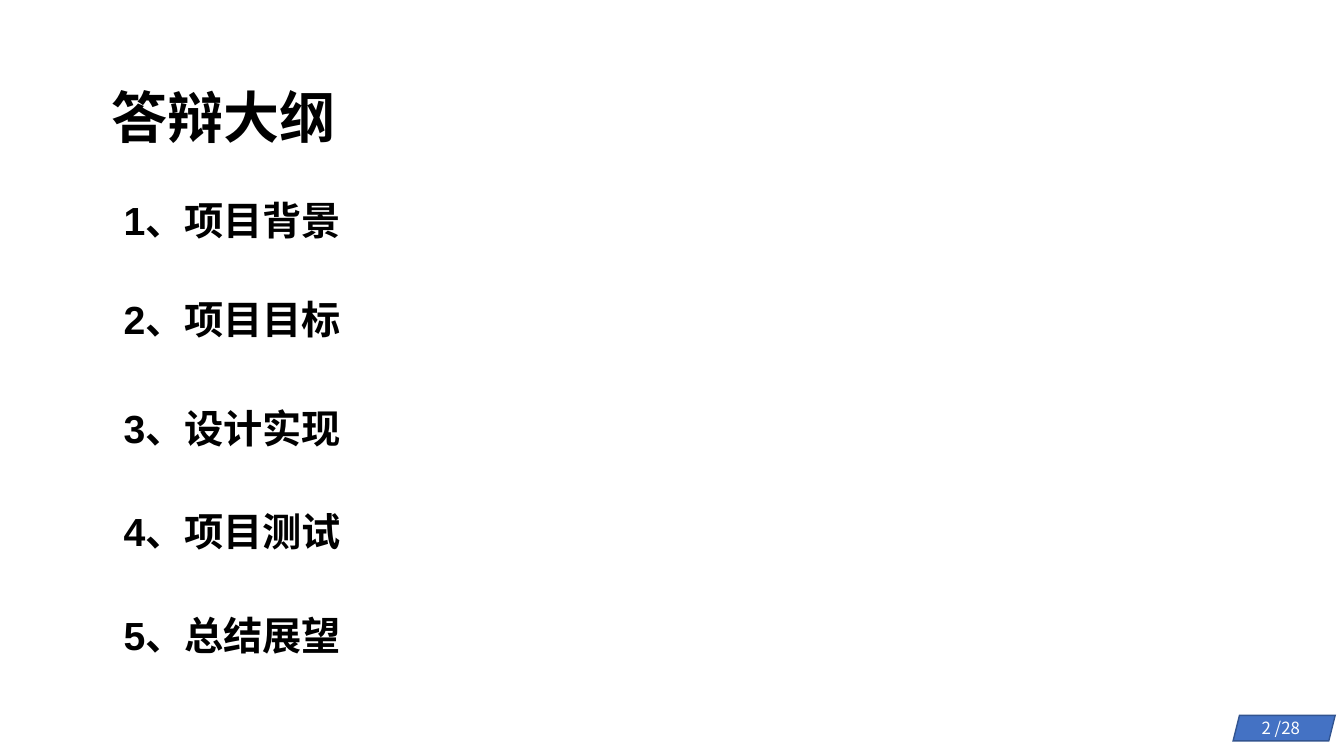
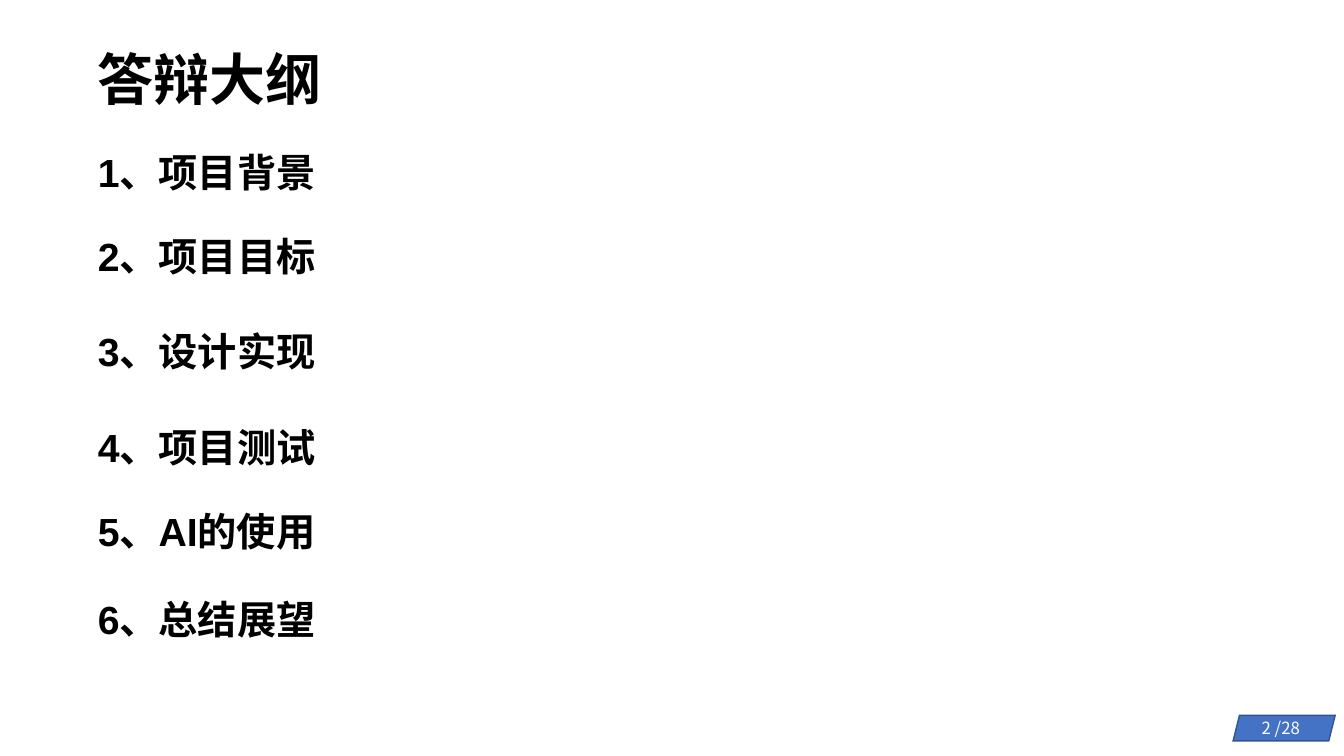
Before and after one commit to byliangg/os_com, a slide deck: slide 2 of 初赛幻灯片.pptx. Drawn at 1344x756 pixels with LibreOffice and Linux fonts; fonts in the diff are those of the drawing. Boxes give left, top, right and bottom in pixels: in the first picture for what was removed or moved away, otherwise in the second. Text is boxed around its words. In the diff, an @@ line names an element or a change of style, - is before the commit and + after.

```diff
--- a/初赛幻灯片.pptx
+++ b/初赛幻灯片.pptx
@@ text "答辩大纲": place and size @@
-text "答辩大纲" at bbox=[112, 90, 336, 143]
+text "答辩大纲" at bbox=[98, 52, 322, 105]
@@ text "1、项目背景": place and size @@
-text "1、项目背景" at bbox=[124, 204, 342, 239]
+text "1、项目背景" at bbox=[98, 156, 316, 191]
@@ text "2、项目目标": place and size @@
-text "2、项目目标" at bbox=[124, 303, 342, 338]
+text "2、项目目标" at bbox=[98, 240, 316, 275]
@@ text "3、设计实现": place and size @@
-text "3、设计实现" at bbox=[124, 412, 342, 447]
+text "3、设计实现" at bbox=[98, 335, 316, 370]
@@ text "4、项目测试": place and size @@
-text "4、项目测试" at bbox=[124, 515, 342, 550]
+text "4、项目测试" at bbox=[98, 431, 316, 466]
@@ text added at bbox=[98, 515, 316, 550], 28 pt, text #000000, bold @@
+5、AI的使用
@@ text at bbox=[98, 603, 316, 638]: text changed @@
-5、总结展望
+6、总结展望
```
Also in this commit, not shown: 26 other slides changed, 1 other file.
